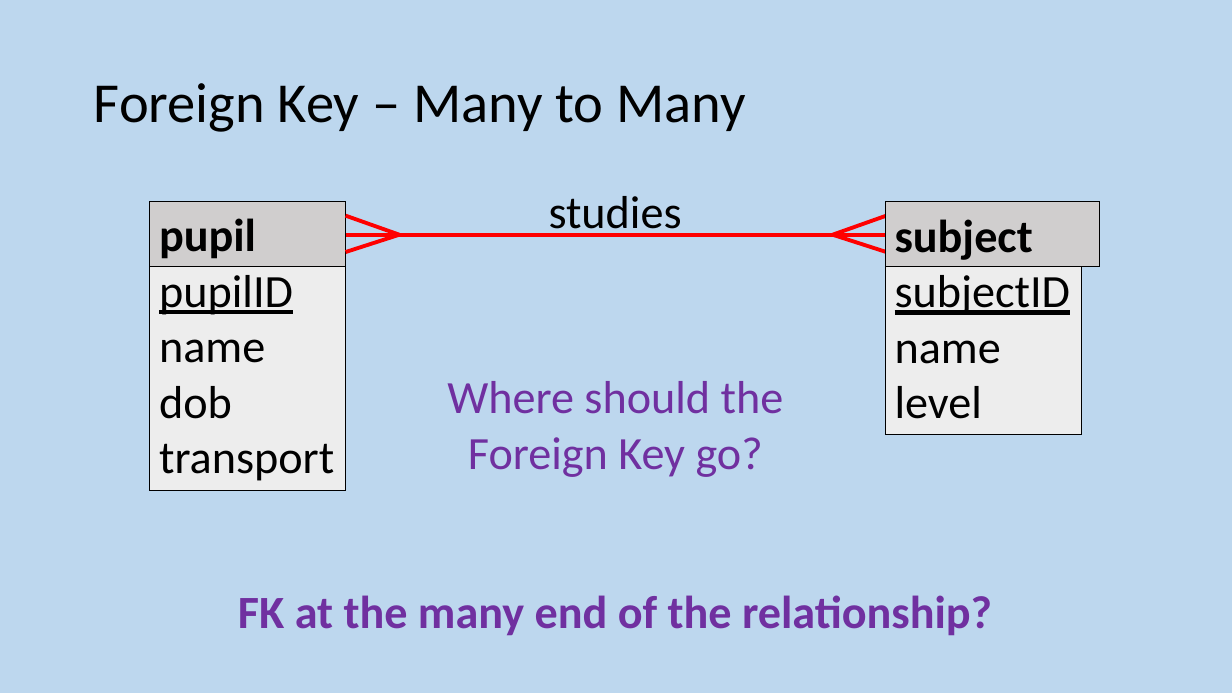
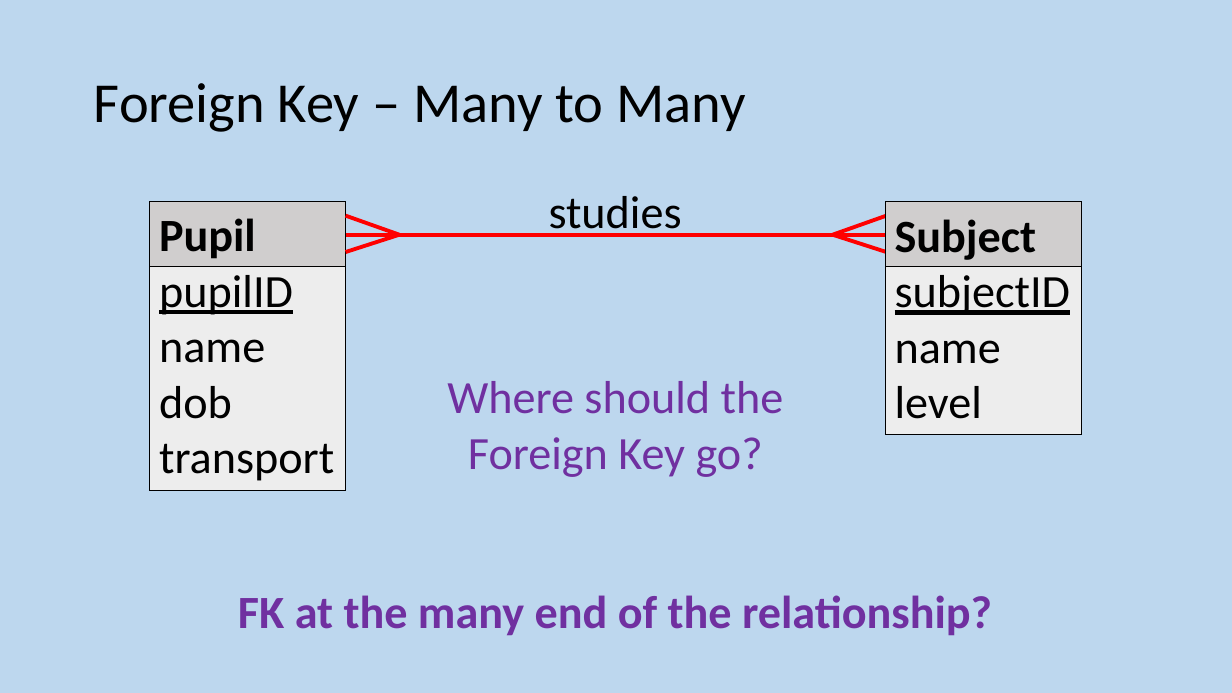
Before and after one commit to MrFriendCS/MrFriendCS.github.io, a slide deck: slide 73 of higher/ddd/H CS DDD Slides.pptx. Drawn at 1232x693 pixels with LibreOffice and Linux fonts; fonts in the diff are those of the drawing. Boxes give left, top, right and bottom in pixels: in the first picture for what was removed or moved away, otherwise in the second. Text is boxed around its words. In the diff, an @@ line names an element or a change of style, - is before the commit and + after.

```diff
--- a/higher/ddd/H CS DDD Slides.pptx
+++ b/higher/ddd/H CS DDD Slides.pptx
@@ rectangle "Subject": place and size @@
-rectangle "Subject" at [885, 201, 1099, 267]
+rectangle "Subject" at [885, 201, 1081, 267]
@@ text in rectangle at [159, 218, 256, 259]: text changed @@
-pupil
+Pupil
@@ text in rectangle at [895, 219, 1037, 260]: text changed @@
-subject
+Subject
```
Also in this commit, not shown: 43 other slides changed, 38 other files.
